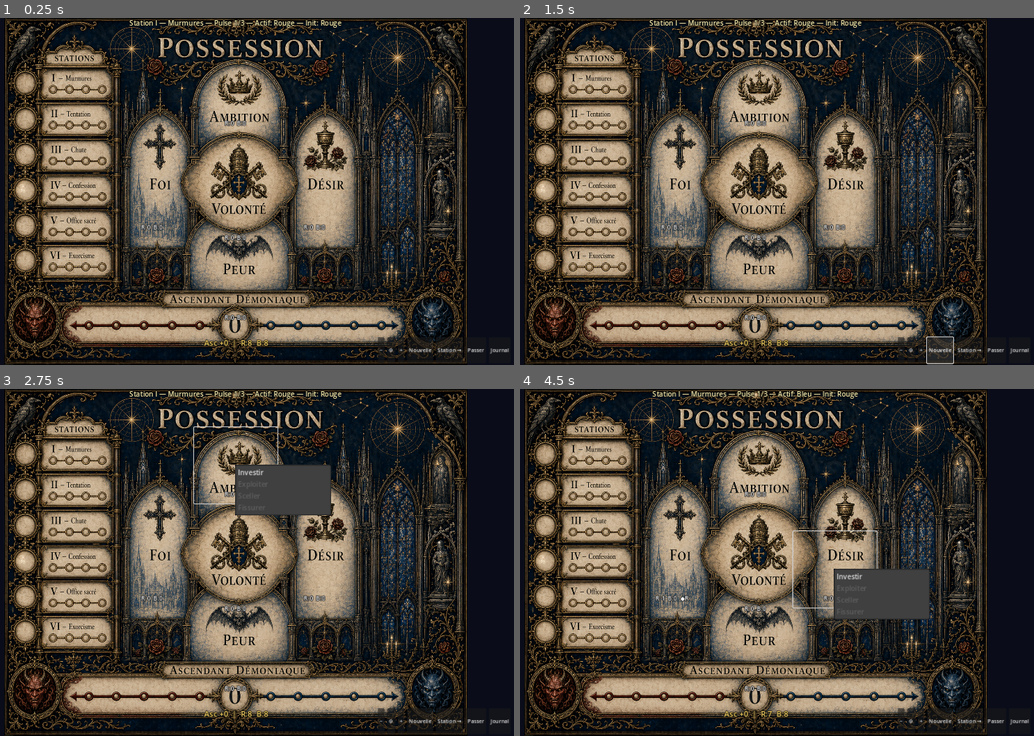
Above: before the commit, frames 1-4 (two rows, left to right).
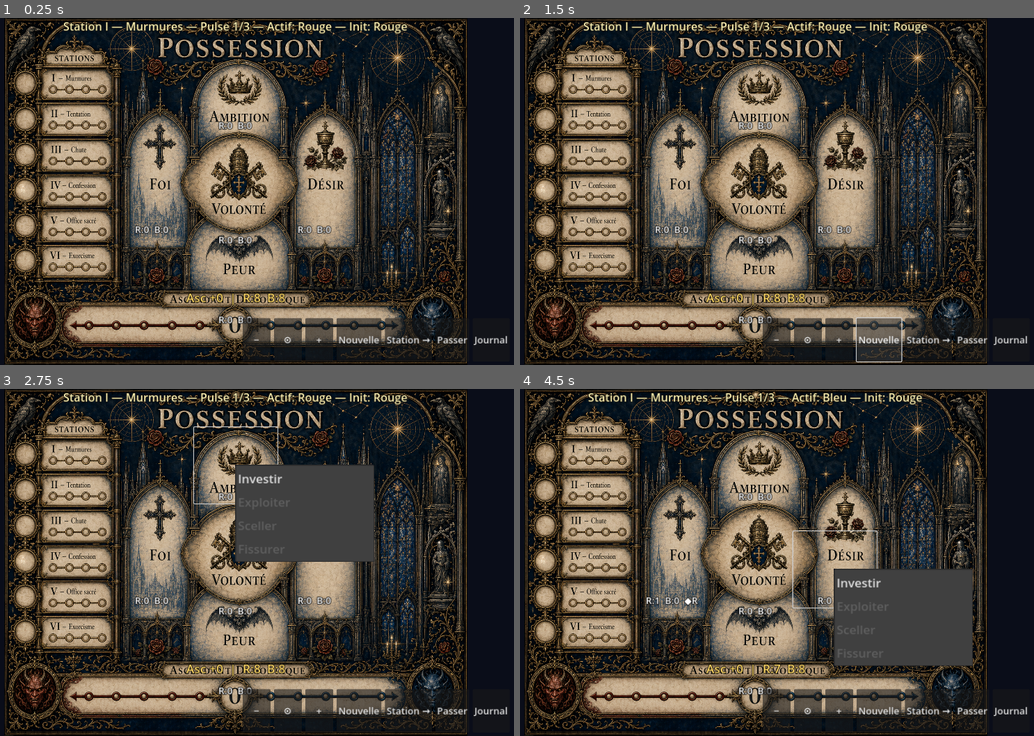
Above: after the commit, the same moments.

Repository: salfab/Possession
Game: Godot game, scene res://scenes/Main.tscn
Same seed, same stepped clock (60 frames per second), same inputs: the game is played once before the commit and once after it.
Inputs (mouse positions are in pixels of both pictures, inside the frame that each line leads up to):
- Up to frame 1 (0.25 s): no input
- Up to frame 2 (1.5 s): click "Nouvelle" at 0.5 s; click "Nouvelle" at 1.25 s
- Up to frame 3 (2.75 s): click (236, 465) at 2.02 s
- Up to frame 4 (4.5 s): click (674, 569) at 2.77 s; click (756, 579) at 3.52 s; click (833, 569) at 4.27 s

The runs differ from the first frame. In frame 1, 4.4% of the frame differs, in the area x 12-100%, y 0-100%; in frame 2, 4.9%; in frame 3, 8.9%; in frame 4, 9.0%, in the area x 13-100%, y 0-100%.

Commit message:
UI lisible sur mobile : tailles de fontes/boutons doublées
Theme global avec default_font_size = 22 et boutons à 22, popup à 28.

- Status label : 16 → 26 (avec contour 5px)
- Ascendant : 18 → 28, déplacé à 78-86% (au-dessus de la debug bar)
- Domain overlays (R:N B:N) : 14 → 22
- Debug bar : 12 → 22, custom_minimum_size 64×56 par bouton, hauteur
  agrandie (top 86% au lieu de 92%)
- PopupMenu : font_size 28, séparation 14, largeur 320 au lieu de 220
- Log RichTextLabel : 11 → 18

Sur mobile, les boutons étaient illisibles ; ils sont maintenant
dimensionnés pour être tappables au doigt (~56px de haut).

https://claude.ai/code/session_011baaC7zEExbd5eSjuzVu4k

Diff:
--- a/scripts/ui/Main.gd
+++ b/scripts/ui/Main.gd
@@ -60,8 +60,20 @@
 
 
 func _ready() -> void:
+	_apply_theme()
 	_build_overlays()
 	new_game()
+
+
+func _apply_theme() -> void:
+	var t := Theme.new()
+	t.default_font_size = 22
+	t.set_font_size("font_size", "Button", 22)
+	t.set_font_size("font_size", "PopupMenu", 28)
+	t.set_constant("v_separation", "PopupMenu", 14)
+	t.set_constant("h_separation", "PopupMenu", 14)
+	t.set_font_size("font_size", "Label", 22)
+	theme = t
 
 
 func new_game() -> void:
@@ -126,31 +138,31 @@
 		lbl.mouse_filter = Control.MOUSE_FILTER_IGNORE
 		lbl.add_theme_color_override("font_color", Color(1, 1, 1))
 		lbl.add_theme_color_override("font_outline_color", Color.BLACK)
-		lbl.add_theme_constant_override("outline_size", 4)
-		lbl.add_theme_font_size_override("font_size", 14)
+		lbl.add_theme_constant_override("outline_size", 5)
+		lbl.add_theme_font_size_override("font_size", 22)
 		_zoom_layer.add_child(lbl)
 		_domain_labels[d_id] = lbl
 
 	# Top status bar (HUD — fixed, not zoomed)
 	_status_label = Label.new()
-	_status_label.anchor_left = 0.05
-	_status_label.anchor_right = 0.95
+	_status_label.anchor_left = 0.02
+	_status_label.anchor_right = 0.98
 	_status_label.anchor_top = 0.0
-	_status_label.anchor_bottom = 0.05
+	_status_label.anchor_bottom = 0.08
 	_status_label.horizontal_alignment = HORIZONTAL_ALIGNMENT_CENTER
 	_status_label.mouse_filter = Control.MOUSE_FILTER_IGNORE
 	_status_label.add_theme_color_override("font_color", Color(1, 0.95, 0.7))
 	_status_label.add_theme_color_override("font_outline_color", Color.BLACK)
-	_status_label.add_theme_constant_override("outline_size", 4)
-	_status_label.add_theme_font_size_override("font_size", 16)
+	_status_label.add_theme_constant_override("outline_size", 5)
+	_status_label.add_theme_font_size_override("font_size", 26)
 	stage.add_child(_status_label)
 
 	# Ascendant label over the bottom bar
 	_ascendant_label = Label.new()
-	_ascendant_label.anchor_left = 0.4
-	_ascendant_label.anchor_right = 0.6
-	_ascendant_label.anchor_top = 0.92
-	_ascendant_label.anchor_bottom = 0.99
+	_ascendant_label.anchor_left = 0.25
+	_ascendant_label.anchor_right = 0.75
+	_ascendant_label.anchor_top = 0.78
+	_ascendant_label.anchor_bottom = 0.86
 	_ascendant_label.offset_left = 0
 	_ascendant_label.offset_right = 0
 	_ascendant_label.offset_top = 0
@@ -159,8 +171,8 @@
 	_ascendant_label.mouse_filter = Control.MOUSE_FILTER_IGNORE
 	_ascendant_label.add_theme_color_override("font_color", Color(1, 0.85, 0.4))
 	_ascendant_label.add_theme_color_override("font_outline_color", Color.BLACK)
-	_ascendant_label.add_theme_constant_override("outline_size", 4)
-	_ascendant_label.add_theme_font_size_override("font_size", 18)
+	_ascendant_label.add_theme_constant_override("outline_size", 5)
+	_ascendant_label.add_theme_font_size_override("font_size", 28)
 	stage.add_child(_ascendant_label)
 
 	# Bottom debug bar (top-level Control overlay, not in stage)
@@ -181,14 +193,14 @@
 	var bar := HBoxContainer.new()
 	bar.anchor_left = 0.0
 	bar.anchor_right = 1.0
-	bar.anchor_top = 0.92
+	bar.anchor_top = 0.86
 	bar.anchor_bottom = 1.0
-	bar.offset_left = 8
-	bar.offset_right = -8
-	bar.offset_top = 0
-	bar.offset_bottom = -4
+	bar.offset_left = 10
+	bar.offset_right = -10
+	bar.offset_top = 4
+	bar.offset_bottom = -8
 	bar.alignment = BoxContainer.ALIGNMENT_END
-	bar.add_theme_constant_override("separation", 6)
+	bar.add_theme_constant_override("separation", 8)
 	add_child(bar)
 
 	var actions := [
@@ -203,19 +215,20 @@
 	for a in actions:
 		var btn := Button.new()
 		btn.text = a[0]
-		btn.add_theme_font_size_override("font_size", 12)
+		btn.custom_minimum_size = Vector2(64, 56)
+		btn.add_theme_font_size_override("font_size", 22)
 		btn.pressed.connect(a[1])
 		bar.add_child(btn)
 
 
 func _build_log_panel() -> void:
 	_log_panel = PanelContainer.new()
-	_log_panel.anchor_left = 0.6
+	_log_panel.anchor_left = 0.45
 	_log_panel.anchor_right = 1.0
-	_log_panel.anchor_top = 0.05
-	_log_panel.anchor_bottom = 0.9
+	_log_panel.anchor_top = 0.08
+	_log_panel.anchor_bottom = 0.85
 	_log_panel.offset_left = 0
-	_log_panel.offset_right = -8
+	_log_panel.offset_right = -10
 	_log_panel.offset_top = 0
 	_log_panel.offset_bottom = 0
 	_log_panel.visible = false
@@ -225,8 +238,8 @@
 	sb.bg_color = Color(0, 0, 0, 0.85)
 	sb.border_color = Color(0.8, 0.7, 0.3)
 	sb.set_border_width_all(2)
-	sb.set_corner_radius_all(6)
-	sb.set_content_margin_all(6)
+	sb.set_corner_radius_all(8)
+	sb.set_content_margin_all(10)
 	_log_panel.add_theme_stylebox_override("panel", sb)
 
 	var sc := ScrollContainer.new()
@@ -236,7 +249,7 @@
 	_log_rtl.fit_content = true
 	_log_rtl.size_flags_horizontal = Control.SIZE_EXPAND_FILL
 	_log_rtl.add_theme_color_override("default_color", Color(0.95, 0.9, 0.75))
-	_log_rtl.add_theme_font_size_override("normal_font_size", 11)
+	_log_rtl.add_theme_font_size_override("normal_font_size", 18)
 	sc.add_child(_log_rtl)
 
 
@@ -324,7 +337,7 @@
 	# Position the popup near the touch
 	var mp: Vector2 = get_viewport().get_mouse_position()
 	_action_popup.position = Vector2i(int(mp.x), int(mp.y))
-	_action_popup.size = Vector2i(220, 0)
+	_action_popup.size = Vector2i(320, 0)
 	_action_popup.popup()
 
 
